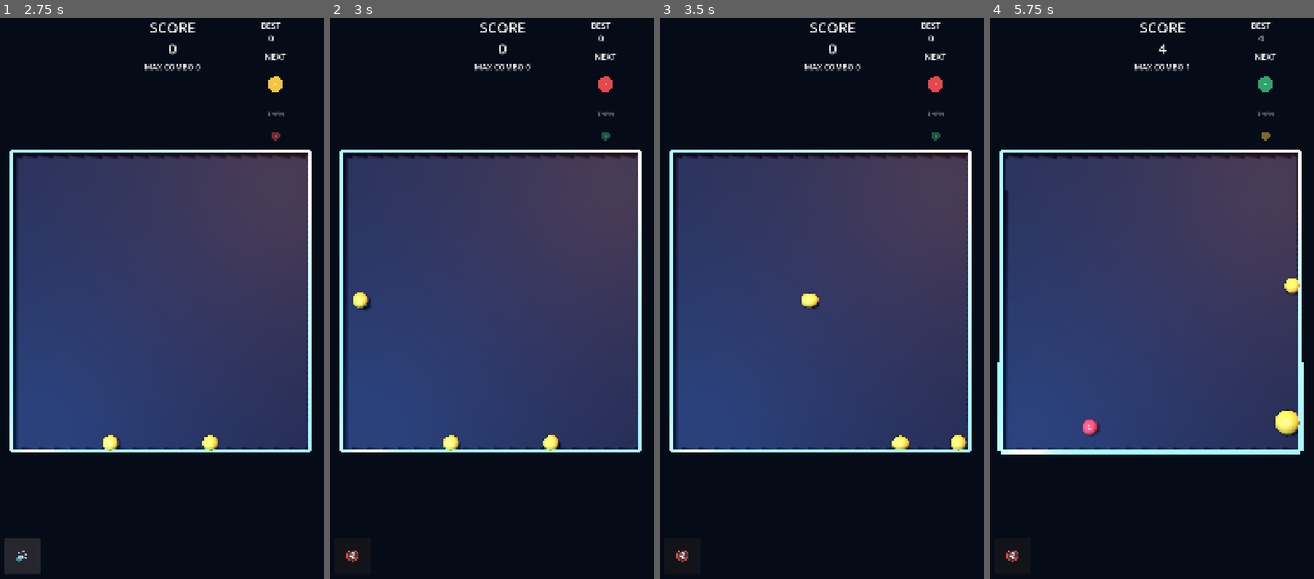
Above: before the commit, frames 1-4 (left to right).
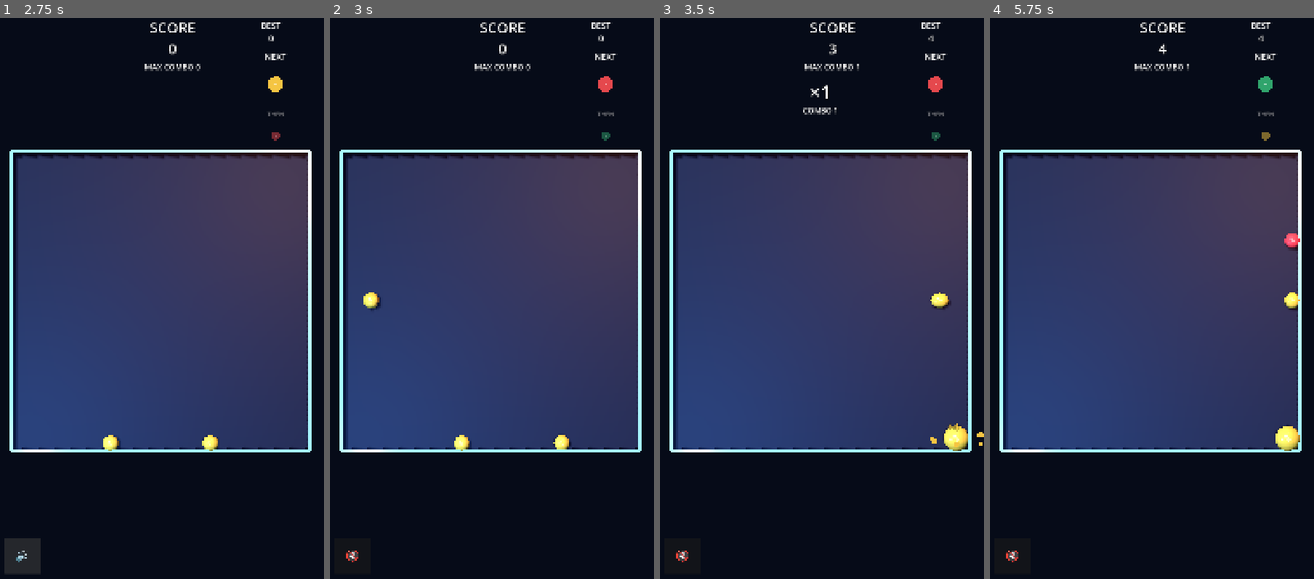
Above: after the commit, the same moments.

Repository: jeongmo-dot/gravity_orb
Game: Godot game, scene res://scenes/Main3D.tscn
The game is run twice, just before and just after one commit, with the same random seed, the same clock (stepped at 60 frames per second) and the same inputs.
Inputs (mouse positions are in pixels of both pictures, inside the frame that each line leads up to):
- Up to frame 1 (2.75 s): click "CLASSIC 턴제" at 0.5 s; click "🔊" at 1.25 s; click "🔇" at 2 s
- Up to frame 2 (3 s): tap Enter at 2.75 s; move the mouse to (563, 270) at 2.77 s; hold Right (gravity_right) from 2.78 s (still down); click (563, 270) at 2.92 s
- Up to frame 3 (3.5 s): keep holding Right (gravity_right)
- Up to frame 4 (5.75 s): release Right (gravity_right) at 3.5 s; drag from (1083, 332) to (1135, 416) at 3.52 s; move the mouse to (1184, 175) at 4.27 s; hold Right (gravity_right) 4.28-5 s; drag from (1135, 416) to (1051, 214) at 5.02 s

Frame 1 is identical in both runs. In frame 2, 0.6% of the frame differs, in the area x 7-75%, y 48-78%; in frame 3, 0.9%; in frame 4, 1.8%, in the area x 2-97%, y 24-78%.

Commit message:
[#58 M8] 중력 2배 + 관통 한도 재설정 (#59)
* [#58 M8] 중력 2배 물리 안전성 측정

* [#58 M8] Draft PR 링크 기록

* [#58 M8] 중력 3600 관통 한도 재설정

Diff:
--- a/config/GameConfig.gd
+++ b/config/GameConfig.gd
@@ -15,7 +15,7 @@
 @export var orb_max_level: int = 7
 @export var orb_base_mass: float = 1.0
 @export var mass_exponent: float = 2.0
-@export var gravity_strength: float = 1800.0
+@export var gravity_strength: float = 3600.0
 @export var gravity_level_scale: float = 0.1
 @export var orb_friction: float = 0.3
 @export var orb_bounce: float = 0.15
--- a/config/default_config.tres
+++ b/config/default_config.tres
@@ -11,7 +11,7 @@
 orb_max_level = 7
 orb_base_mass = 1.0
 mass_exponent = 2.0
-gravity_strength = 1800.0
+gravity_strength = 3600.0
 gravity_level_scale = 0.1
 orb_friction = 0.3
 orb_bounce = 0.15
--- a/tests/scenarios/test_board_physics.gd
+++ b/tests/scenarios/test_board_physics.gd
@@ -13,7 +13,8 @@
 const STANDARD_SEED_END_EXCLUSIVE: int = 1020
 const KNOWN_REGRESSION_SEED: int = 1047
 const WORST_CASE_SEED: int = 2000
-const MAX_ALLOWED_PENETRATION: float = 12.0
+# #39 clamps rendered orbs inside the board, so #58 re-baselines physical penetration while departures/divergence stay absolute failures.
+const MAX_ALLOWED_PENETRATION: float = 14.0
 const DIVERGENCE_SPEED: float = 5000.0
 const DIVERGENCE_MARGIN: float = 100.0
 const STANDARD_ORB_COUNT: int = 5
--- a/tests/scenarios/test_jolt_integration.gd
+++ b/tests/scenarios/test_jolt_integration.gd
@@ -18,10 +18,11 @@
 const PHYSICS_CYCLE_LAPS: int = 4
 const DIVERGENCE_SPEED: float = 5000.0
 const DIVERGENCE_MARGIN: float = 100.0
-const CYCLE_MAX_WALL_PENETRATION: float = 14.0
-const CYCLE_MAX_PAIR_OVERLAP: float = 16.0
-const TURN_MAX_WALL_PENETRATION: float = 28.0
-const TURN_MAX_PAIR_OVERLAP: float = 60.0
+# #39 clamps rendered orbs inside the board, so #58 re-baselines physical penetration while departures/divergence stay absolute failures.
+const CYCLE_MAX_WALL_PENETRATION: float = 20.0
+const CYCLE_MAX_PAIR_OVERLAP: float = 22.0
+const TURN_MAX_WALL_PENETRATION: float = 34.0
+const TURN_MAX_PAIR_OVERLAP: float = 68.0
 
 
 func test_main_3d_uses_shared_core_and_full_ui() -> void:
--- a/tests/scenarios/test_spawn_flow.gd
+++ b/tests/scenarios/test_spawn_flow.gd
@@ -10,8 +10,8 @@
 const WAIT_TIMEOUT_SECONDS: float = 8.0
 const POSITION_TOLERANCE: float = 0.001
 const OVERLAP_OBSERVE_SECONDS: float = 0.5
-const OVERLAP_PENETRATION_LIMIT: float = 12.0
-const CONTINUOUS_PENETRATION_LIMIT: float = 14.0
+const OVERLAP_PENETRATION_LIMIT: float = 14.0
+const CONTINUOUS_PENETRATION_LIMIT: float = 34.0
 const DIVERGENCE_SPEED: float = 5000.0
 const DIVERGENCE_MARGIN: float = 100.0
 const REPRO_DIRECTIONS: Array[Vector2i] = [
--- a/tests/scenarios/test_turn_time.gd
+++ b/tests/scenarios/test_turn_time.gd
@@ -20,7 +20,7 @@
 	Vector2i.RIGHT,
 ]
 const WAIT_TIMEOUT_SECONDS: float = 3.0
-const CONTINUOUS_PENETRATION_LIMIT: float = 14.0
+const CONTINUOUS_PENETRATION_LIMIT: float = 34.0
 const DIVERGENCE_SPEED: float = 5000.0
 const DIVERGENCE_MARGIN: float = 100.0
 const DIAGNOSTIC_HISTORY_FRAMES: int = 10
--- a/tests/spike/run_blitz_measurement.gd
+++ b/tests/spike/run_blitz_measurement.gd
@@ -45,6 +45,7 @@
 		"bot_kind": _bot_kind,
 		"color_count": _color_count,
 		"refill_rule": _refill_rule,
+		"gravity_strength": Config.data.gravity_strength,
 		"seeds": rows,
 		"config": {
 			"duration": Config.data.blitz_duration,
@@ -404,6 +405,10 @@
 				_seeds.append(value.to_int())
 		elif argument.begins_with("--blitz-output="):
 			_output_path = argument.trim_prefix("--blitz-output=")
+		elif argument.begins_with("--gravity-strength="):
+			Config.data.gravity_strength = argument.trim_prefix(
+				"--gravity-strength="
+			).to_float()
 
 
 func _apply_color_count() -> void:
--- a/tests/spike/run_blitz_responsiveness_measurement.gd
+++ b/tests/spike/run_blitz_responsiveness_measurement.gd
@@ -3,6 +3,7 @@
 const MAIN_SCENE: PackedScene = preload("res://scenes/Main3D.tscn")
 const OUTPUT_PREFIX: String = "--output="
 const SEED_PREFIX: String = "--seed="
+const GRAVITY_STRENGTH_PREFIX: String = "--gravity-strength="
 const RUN_DURATION_SECONDS: float = 8.0
 const FRAME_WARMUP_SECONDS: float = 0.5
 const BOT_INTERVAL_SECONDS: float = 0.30
@@ -213,6 +214,7 @@
 			dropped_inputs += 1
 	return {
 		"seed": _seed,
+		"gravity_strength": Config.data.gravity_strength,
 		"duration_seconds": RUN_DURATION_SECONDS,
 		"frame_samples_ms": _frame_samples_ms,
 		"input_latency_ms": _input_latency_ms,
@@ -247,3 +249,7 @@
 			_output_path = argument.trim_prefix(OUTPUT_PREFIX)
 		elif argument.begins_with(SEED_PREFIX):
 			_seed = argument.trim_prefix(SEED_PREFIX).to_int()
+		elif argument.begins_with(GRAVITY_STRENGTH_PREFIX):
+			Config.data.gravity_strength = argument.trim_prefix(
+				GRAVITY_STRENGTH_PREFIX
+			).to_float()
--- a/tests/spike/run_jolt_3d_measurement.gd
+++ b/tests/spike/run_jolt_3d_measurement.gd
@@ -1132,6 +1132,10 @@
 			Config.data.gravity_level_scale = argument.trim_prefix(
 				"--gravity-level-scale="
 			).to_float()
+		elif argument.begins_with("--gravity-strength="):
+			Config.data.gravity_strength = argument.trim_prefix(
+				"--gravity-strength="
+			).to_float()
 		elif argument.begins_with("--shock-impulse="):
 			Config.data.shock_impulse = argument.trim_prefix("--shock-impulse=").to_float()
 		elif argument.begins_with("--shock-radius-factor="):
--- a/tests/test_color_effect_visuals.gd
+++ b/tests/test_color_effect_visuals.gd
@@ -67,6 +67,7 @@
 	var fixture: Dictionary = await _create_fixture()
 	var board: Board3D = fixture["board"] as Board3D
 	var director: FeedbackDirector = fixture["director"] as FeedbackDirector
+	board.set_gravity(Vector2i.ZERO)
 	var orb: Orb3D = board.spawn_orb(OrbTypes.OrbColor.BLUE, 2, Vector2.ZERO)
 	var collision: SphereShape3D = orb._collision_shape.shape as SphereShape3D
 	var collision_radius: float = collision.radius
--- a/tests/test_config.gd
+++ b/tests/test_config.gd
@@ -54,11 +54,21 @@
 
 func test_m3_turn_defaults() -> void:
 	var config: GameConfig = CONFIG_RESOURCE.duplicate(true) as GameConfig
-	assert_near(config.gravity_strength, 1800.0, TOLERANCE, "gravity strength")
+	assert_near(config.gravity_strength, 3600.0, TOLERANCE, "gravity strength")
 	assert_near(config.gravity_level_scale, 0.1, TOLERANCE, "gravity level scale")
-	assert_near(config.gravity_for_level(1), 1800.0, TOLERANCE, "level one gravity")
+	assert_near(
+		config.gravity_for_level(1),
+		config.gravity_strength,
+		TOLERANCE,
+		"level one gravity"
+	)
 	config.gravity_level_scale = 0.1
-	assert_near(config.gravity_for_level(7), 2880.0, TOLERANCE, "level seven gravity")
+	assert_near(
+		config.gravity_for_level(7),
+		config.gravity_strength * 1.6,
+		TOLERANCE,
+		"level seven gravity"
+	)
 	assert_near(config.stable_linear_speed, 30.0, TOLERANCE, "stable linear speed")
 	assert_near(config.stable_angular_speed, 3.0, TOLERANCE, "stable angular speed")
 	assert_near(config.stable_duration, 0.33, TOLERANCE, "stable duration")
--- a/tests/test_feedback.gd
+++ b/tests/test_feedback.gd
@@ -148,6 +148,7 @@
 	root.add_child(director)
 	tree.root.add_child(root)
 	await tree.process_frame
+	board.set_gravity(Vector2i.ZERO)
 	var orb: Orb3D = board.spawn_orb(OrbTypes.OrbColor.GREEN, 2, Vector2.ZERO)
 	var collision: SphereShape3D = orb._collision_shape.shape as SphereShape3D
 	var collision_radius: float = collision.radius
Not shown, changed: docs/jeongmo_codex_to_claude.md
Not shown, changed: tests/run_blast_measurement.ps1
Not shown, changed: tests/run_blitz_responsiveness_measurement.ps1
Not shown, changed: tests/run_color_effect_measurement.ps1
Not shown, added: tests/run_gravity_comparison.ps1
Not shown, changed: tests/run_turn_ramp_measurement.ps1
